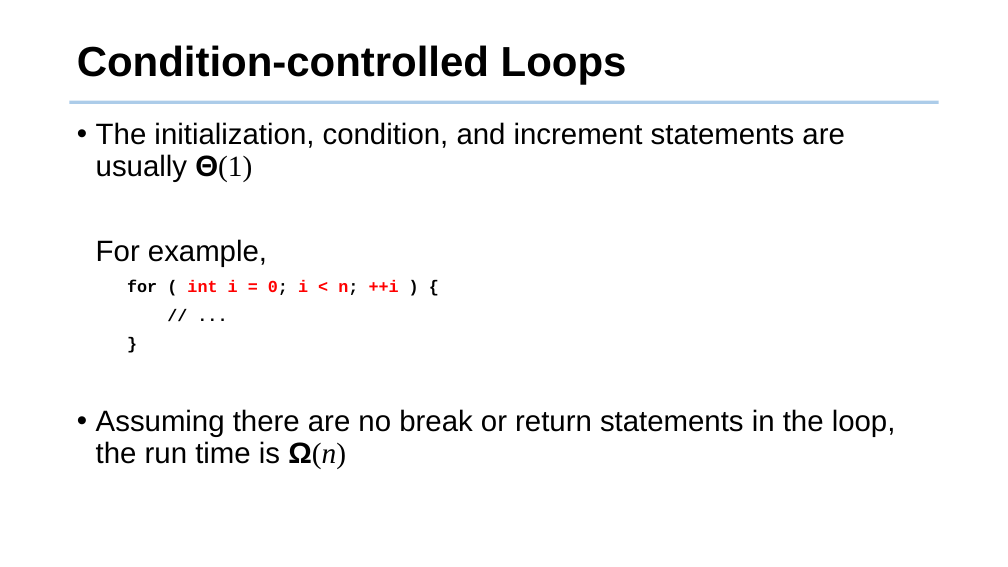
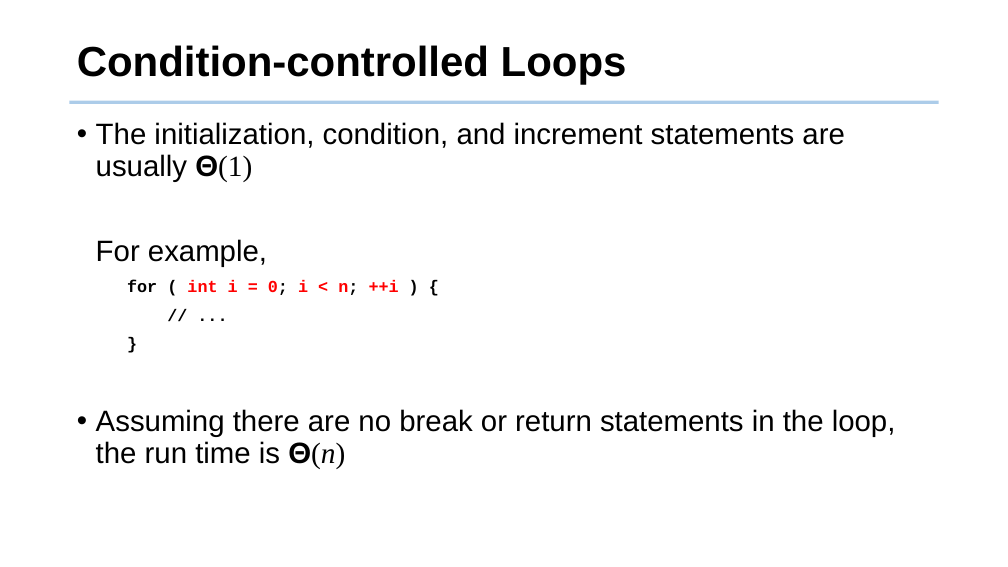
Before and after one commit to tsung-wei-huang/cs2420, a slide deck: slide 25 of slides/algorithm_analysis.pptx (slide 27 before the commit). Drawn at 1008x567 pixels with LibreOffice and Linux fonts; fonts in the diff are those of the drawing; background and template pictures are left out. Boxes give left, top, right and bottom in pixels: in the first picture for what was removed or moved away, otherwise in the second. Text is boxed around its words. In the diff, an @@ line names an element or a change of style, - is before the commit and + after.

```diff
--- a/slides/algorithm_analysis.pptx
+++ b/slides/algorithm_analysis.pptx
@@ text at [96,409,896,469]: text changed @@
-• Assuming there are no break or return statements in the loop,
-  the run time is Ω(n)
+• Assuming there are no break or return statements in the loop,
+  the run time is Θ(n)
```
Also in this commit, not shown: 10 other slides changed, 2 slides removed, 2 other files.
